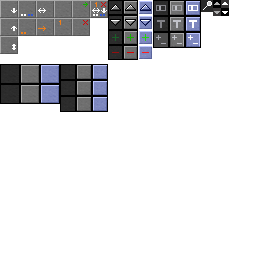
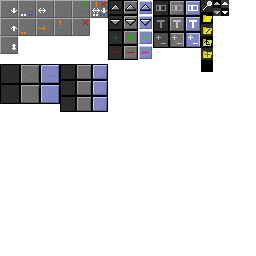
Two versions of the same layered image (256 x 256). Layer-by-layer changes:
painted on "Icons" over bbox(203, 15, 212, 58)
painted on "Mockup" over bbox(201, 12, 213, 72)
